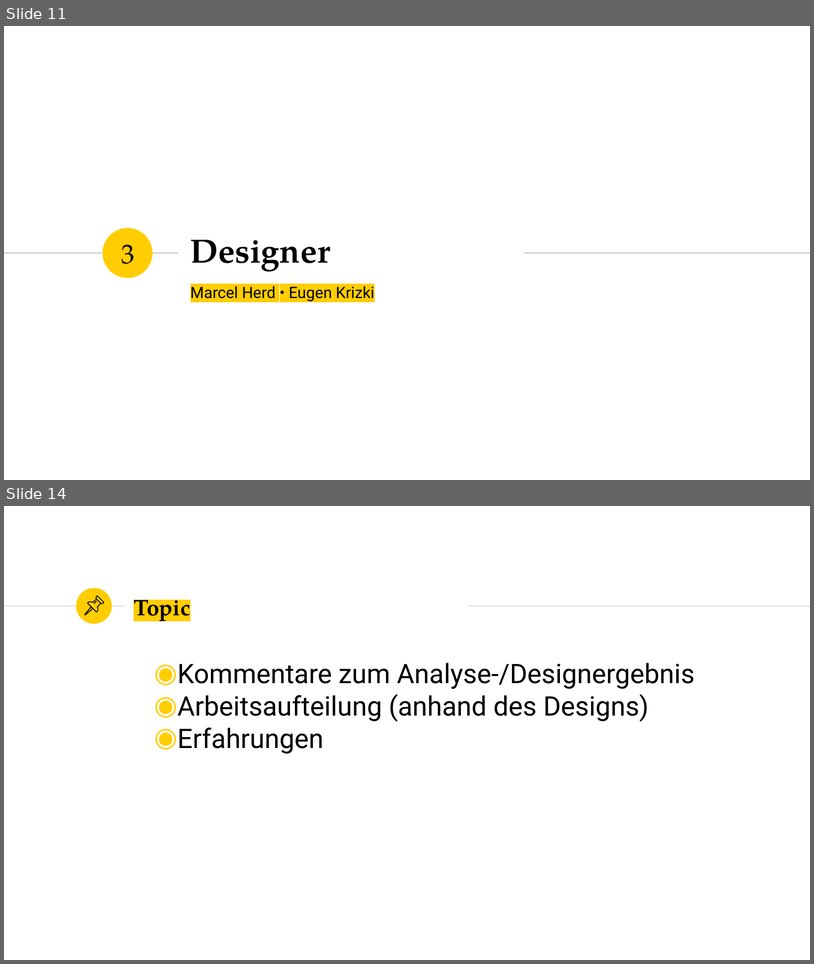
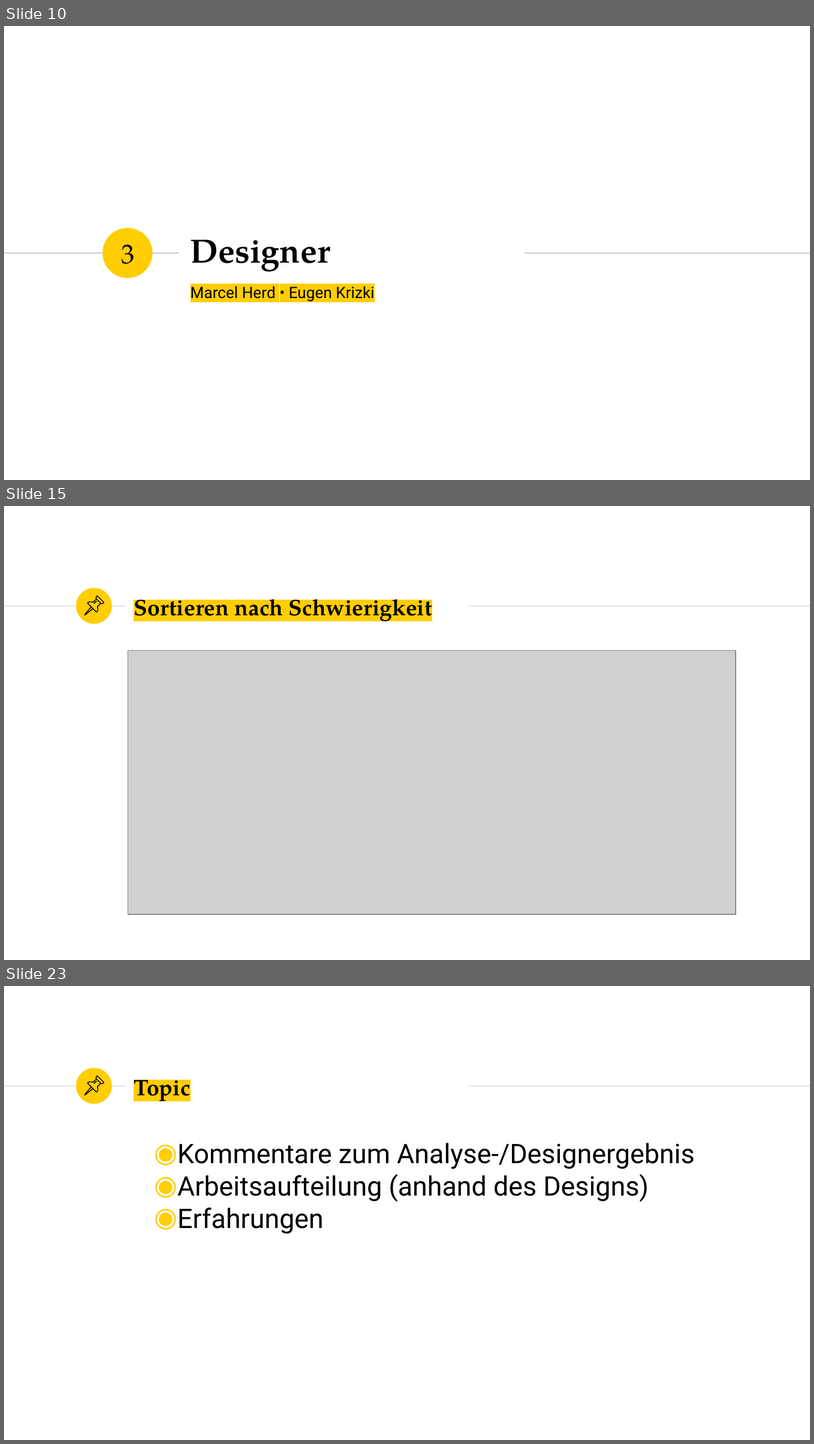
Before and after one commit to marcelherd/OOT-Projekt, a slide deck: Presentation/Presentation.pptx. Shown one above the other, each under a label of ours: slides 11 and 14 before the commit, slides 10, 15 and 23 after it; the slides between them are not shown. The pictures are 814x964 and 814x1444 pixels, drawn with LibreOffice and Linux fonts; fonts in the diff are those of the drawing; grey boxes stand for pictures. Boxes give left, top, right and bottom in pixels: in the first picture for what was removed or moved away, otherwise in the second. Text is boxed around its words. In the diff, an @@ line names an element or a change of style, - is before the commit and + after.

```diff
--- a/Presentation/Presentation.pptx
+++ b/Presentation/Presentation.pptx
@@ slide 15 added at [4, 506, 810, 960], background #FFFFFF; not listed: 3 template elements that a slide beside it also shows @@
@@ title added at [134, 592, 432, 623], 20 pt, text #000000, bold @@
+Sortieren nach Schwierigkeit
@@ group added at [84, 597, 103, 615]: 4 freeform shapes @@
@@ picture added at [128, 651, 736, 914] @@
@@ what was slide 11 is now slide 10 @@
@@ what was slide 14 is now slide 23 @@
```
Also in this commit, not shown: 2 slides changed, 10 other slides added, 2 slides removed.
